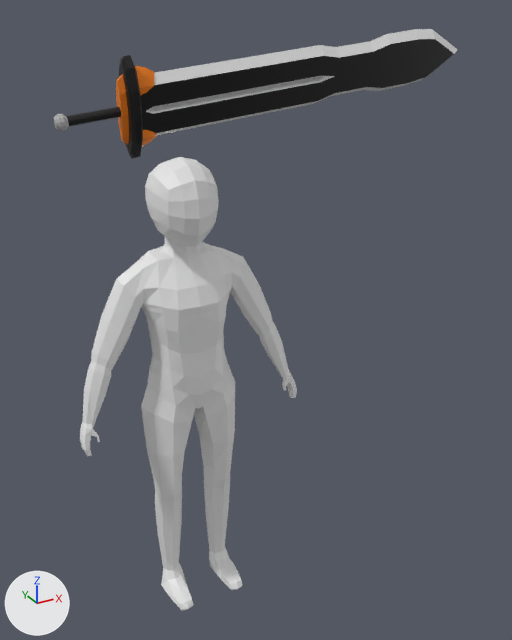
An edit to the Blender file BlenderFiles/Player.blend, drawn before and after from the same camera.
Camera for both pictures: a camera (50 mm lens) standing at (-1.43, -3.49, 3.49) and looking at (0.39, -0.19, 1.84). The lights are fixed; the arrows at lower left show +X, +Y and +Z.

In view in the first picture: 'Doombringer', 'Human'.
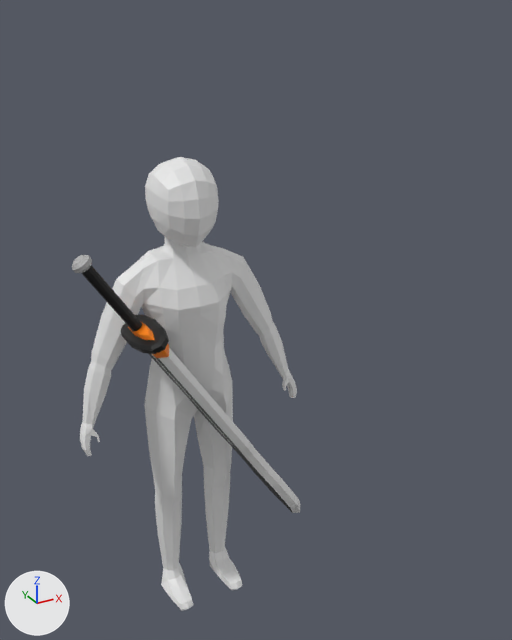
Edits to the scene script, one JSON object a line:
```json
{"block": "me_doombringer", "where": "# used by ob_doombringer; location = (-0.379, -0.467, 3.095); rotation_euler = (1.246, 1.206, 1.225), in degrees (71, 69, 70)"}
{"op": "remove", "block": "me_doombringer", "code": "me_doombringer.from_pydata(...)  # 288 vertices, 264 faces; spans x -0.24..0.24, y -0.09..0.09, z -0.33..1.78"}
{"op": "add", "block": "me_doombringer", "code": "me_doombringer.from_pydata(...)  # 288 vertices, 264 faces; spans x -0.24..0.24, y -0.09..0.09, z -0.53..1.78"}
{"block": "me_doombringer", "change": "me_doombringer part 1: 58 of 288 vertices moved; they spanned x -0.03..0.03, y -0.03..0.03, z -0.33..-0.05 and now span x -0.05..0.05, y -0.05..0.05, z -0.53..-0.05; mean shift (0.0, 0.0, -0.16); largest move (0.0, -0.02, -0.33) -> (0.0, -0.03, -0.53)"}
{"op": "set", "path": "ob_doombringer.location", "old": "(-0.379, -0.467, 3.095)", "new": "(-0.339, -0.308, 1.965)"}
{"op": "set", "path": "ob_doombringer.rotation_euler", "old": "(1.246, 1.206, 1.225)", "new": "(2.568, 0.0654, 1.636)", "note": "degrees (71, 69, 70) -> degrees (147, 3.7, 94)"}
```

Pixel boxes (x1, y1, x2, y2) of what changed, in the pictures (512 x 640 px; the box of a moved part takes in the faces that stretch with it):
```json
{"object": "Doombringer", "change": "reshaped, moved, turned", "before": [54, 29, 457, 159], "after": [72, 255, 300, 513]}
{"part": 1, "of": "me_doombringer", "change": "moved or reshaped", "before": [54, 107, 121, 131], "after": [72, 255, 142, 331]}
```
